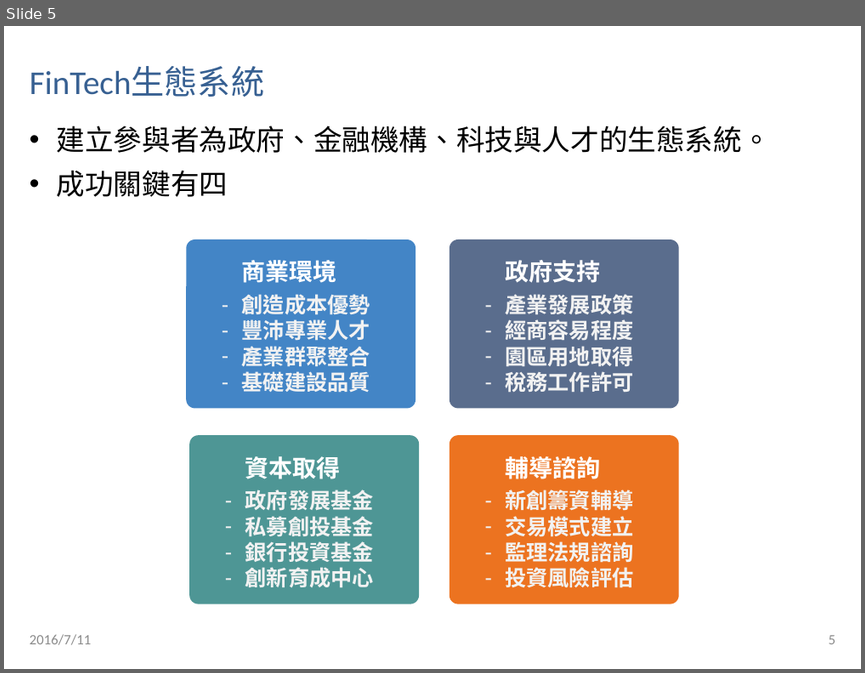
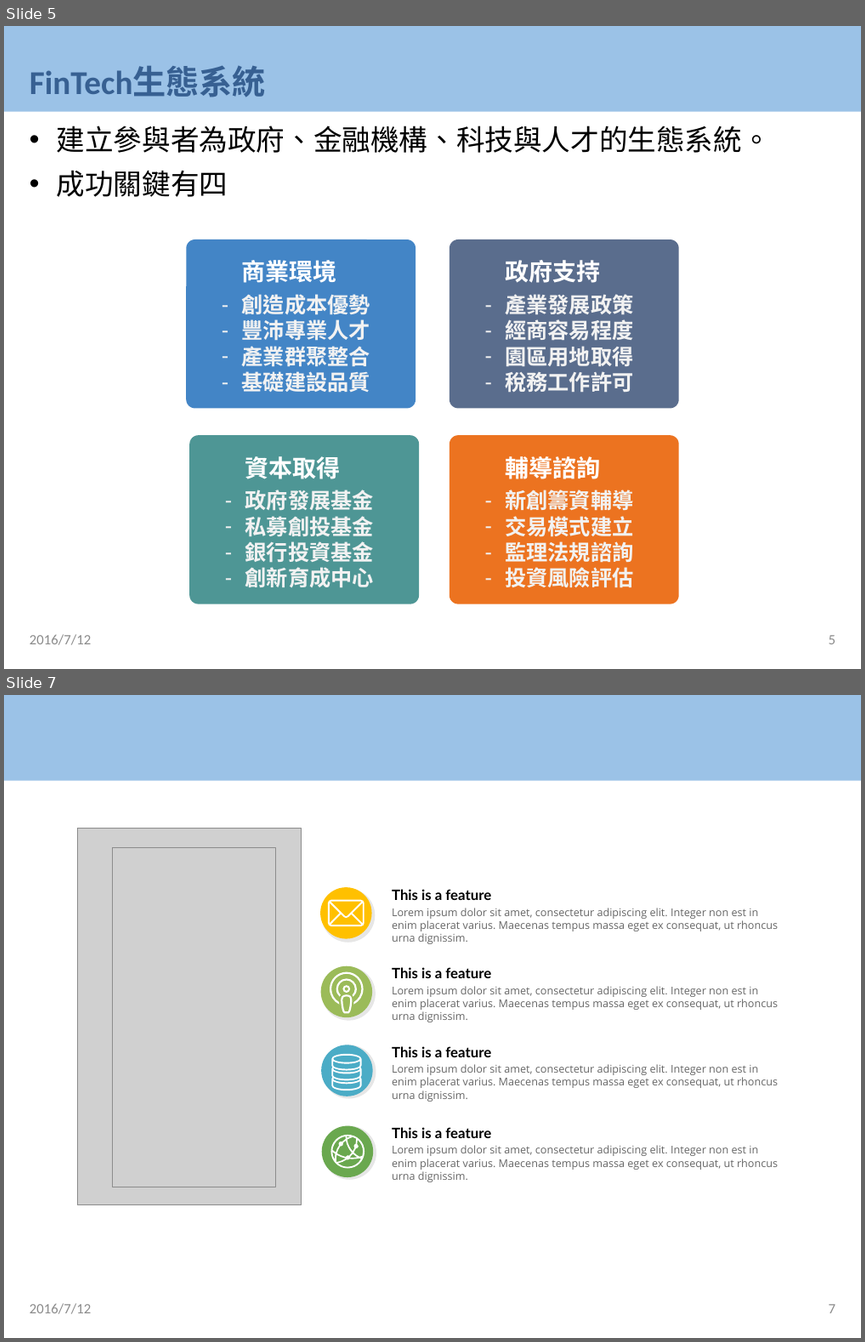
Before and after one commit to CpOuyang/custom, a slide deck: 20160712 - 金融科技白皮書(部會).pptx. Shown one above the other, each under a label of ours: slide 5 before the commit, slides 5 and 7 after it; the slides between them are not shown. The pictures are 865x673 and 865x1342 pixels, drawn with LibreOffice and Linux fonts; fonts in the diff are those of the drawing; grey boxes stand for pictures. Boxes give left, top, right and bottom in pixels: in the first picture for what was removed or moved away, otherwise in the second. Text is boxed around its words. In the diff, an @@ line names an element or a change of style, - is before the commit and + after.

```diff
--- a/20160712 - 金融科技白皮書(部會).pptx
+++ b/20160712 - 金融科技白皮書(部會).pptx
@@ slide 7 added at (4, 695, 861, 1338), background #FFFFFF; not listed: 1 template element that a slide beside it also shows @@
@@ picture added at (78, 828, 302, 1205) @@
@@ picture added at (113, 847, 276, 1188) @@
@@ ellipse added at (320, 887, 371, 938), fill #FFC000 @@
@@ ellipse added at (321, 889, 375, 942), fill #595959 at 15% opacity @@
@@ text added at (392, 889, 491, 900), 12 pt, text #000000, bold @@
+This is a feature
@@ picture added at (113, 903, 268, 1145) @@
@@ freeform shape added at (328, 900, 364, 926), fill #FFFFFF @@
@@ text added at (392, 907, 778, 944), 9 pt, text #666666 @@
+Lorem ipsum dolor sit amet, consectetur adipiscing elit. Integer non est in enim placerat varius. Maecenas tempus massa eget ex consequat, ut rhoncus urna dignissim.
@@ ellipse added at (321, 966, 372, 1017), fill #9BBB59 @@
@@ ellipse added at (322, 967, 375, 1021), fill #595959 at 15% opacity @@
@@ freeform shape added at (330, 972, 363, 1013), fill #FFFFFF @@
@@ text added at (392, 967, 491, 978), 12 pt, text #000000, bold @@
+This is a feature
@@ text added at (392, 986, 778, 1022), 9 pt, text #666666 @@
+Lorem ipsum dolor sit amet, consectetur adipiscing elit. Integer non est in enim placerat varius. Maecenas tempus massa eget ex consequat, ut rhoncus urna dignissim.
@@ ellipse added at (321, 1044, 372, 1096), fill #4BACC6 @@
@@ ellipse added at (322, 1044, 375, 1099), fill #595959 at 15% opacity @@
@@ text added at (392, 1046, 491, 1057), 12 pt, text #000000, bold @@
+This is a feature
@@ freeform shape added at (331, 1053, 361, 1090), fill #FFFFFF @@
@@ text added at (392, 1064, 778, 1101), 9 pt, text #666666 @@
+Lorem ipsum dolor sit amet, consectetur adipiscing elit. Integer non est in enim placerat varius. Maecenas tempus massa eget ex consequat, ut rhoncus urna dignissim.
@@ ellipse added at (322, 1126, 373, 1178), fill #6AA84F @@
@@ ellipse added at (323, 1126, 376, 1180), fill #595959 at 15% opacity @@
@@ text added at (392, 1127, 491, 1138), 12 pt, text #000000, bold @@
+This is a feature
@@ freeform shape added at (330, 1134, 364, 1168), fill #FFFFFF @@
@@ text added at (392, 1145, 778, 1182), 9 pt, text #666666 @@
+Lorem ipsum dolor sit amet, consectetur adipiscing elit. Integer non est in enim placerat varius. Maecenas tempus massa eget ex consequat, ut rhoncus urna dignissim.
@@ text added at (30, 1303, 91, 1314), 12 pt, text #8C8C8C @@
+2016/7/12
@@ page number added at (828, 1304, 835, 1313), 12 pt, text #8C8C8C @@
+7
@@ slide 5 changed as well @@
@@ rectangle added at (4, 26, 861, 112), fill #9BC2E7 @@
@@ title "FinTech生態系統" at (30, 66, 266, 97): bold on @@
@@ text at (30, 634, 91, 645): text changed @@
-2016/7/11
+2016/7/12
```
Also in this commit, not shown: 40 other slides changed, 2 other slides added.
